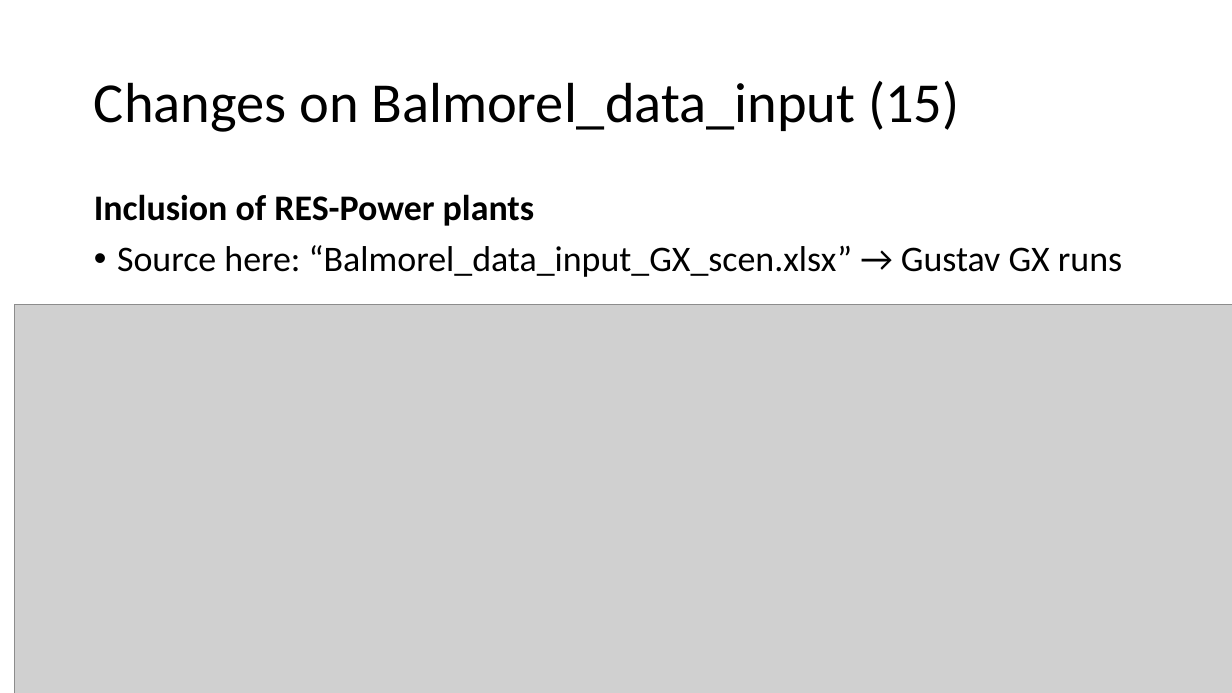
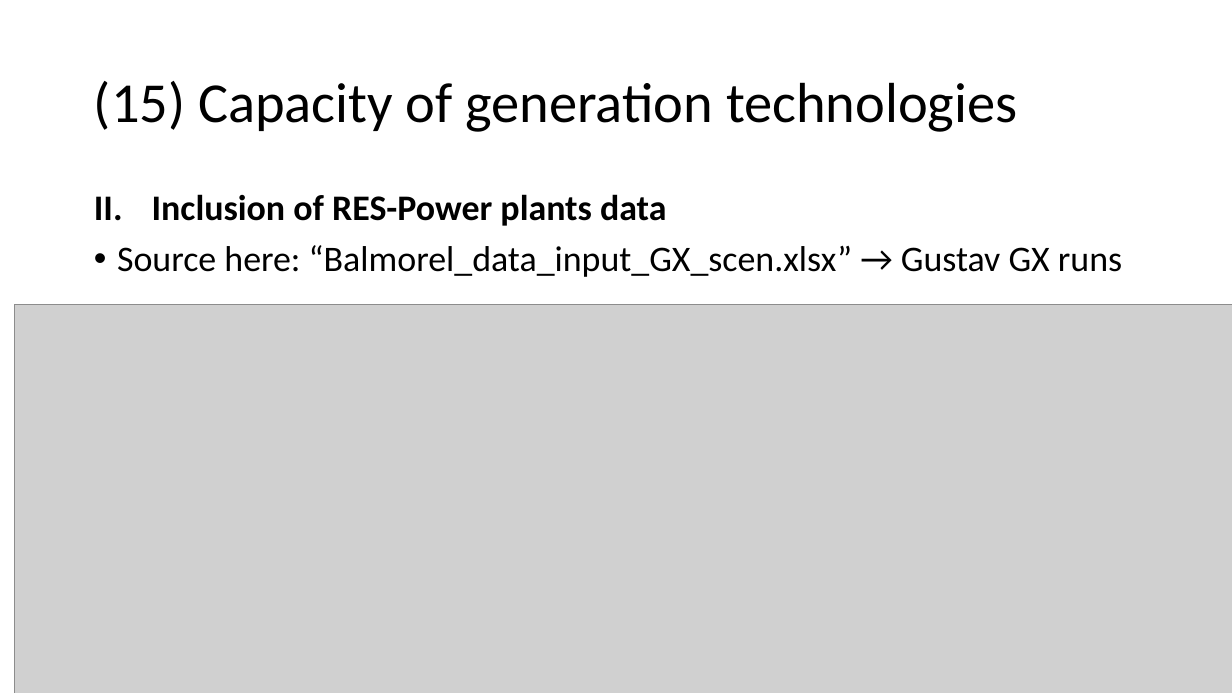
Before and after one commit to EEG-policy-modelling/EEG-Balmorel, a slide deck: slide 5 of Balmorel_guidance.pptx (slide 6 before the commit). Drawn at 1232x693 pixels with LibreOffice and Linux fonts; fonts in the diff are those of the drawing; grey boxes stand for pictures. Boxes give left, top, right and bottom in pixels: in the first picture for what was removed or moved away, otherwise in the second. Text is boxed around its words. In the diff, an @@ line names an element or a change of style, - is before the commit and + after.

Commit message:
AURES data update
updated flh except for hydro

```diff
--- a/Balmorel_guidance.pptx
+++ b/Balmorel_guidance.pptx
@@ title at (94, 81, 1017, 132): text changed @@
-Changes on Balmorel_data_input (15)
+(15) Capacity of generation technologies
@@ text at (152, 194, 666, 226): text changed @@
-Inclusion of RES-Power plants
+II. Inclusion of RES-Power plants data
```
Also in this commit, not shown: 4 other slides changed, 4 slides added, 1 slide removed, 4 other files.
